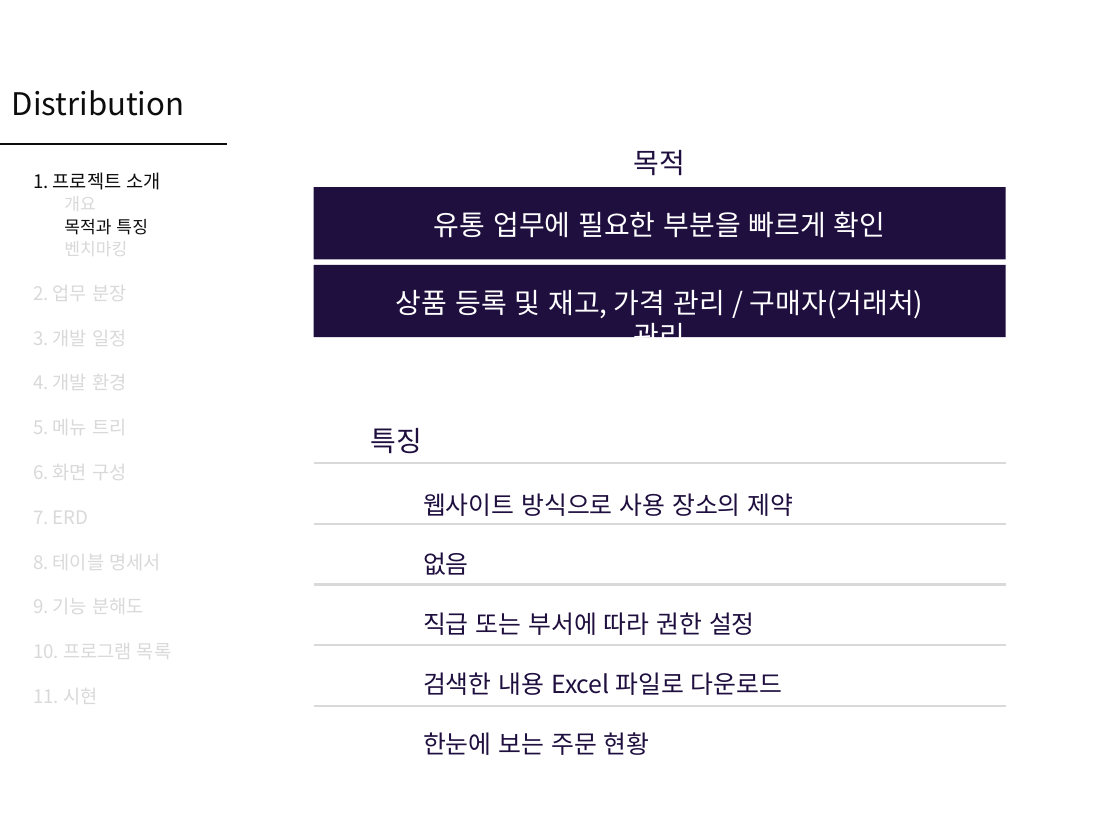
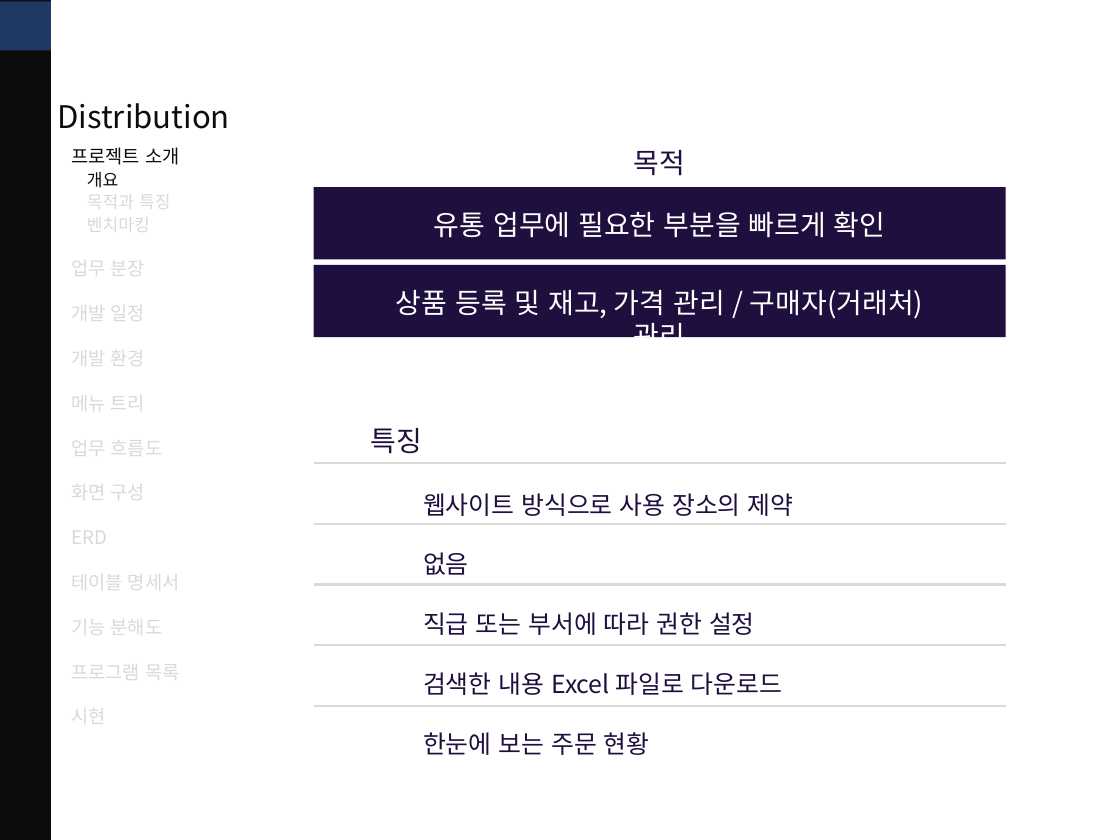
Before and after one commit to Peh9397/Distribution, a slide deck: slide 4 of Distribution.pptx. Drawn at 1120x840 pixels with LibreOffice and Linux fonts; fonts in the diff are those of the drawing; background and template pictures are left out. Boxes give left, top, right and bottom in pixels: in the first picture for what was removed or moved away, otherwise in the second. Text is boxed around its words. In the diff, an @@ line names an element or a change of style, - is before the commit and + after.

Commit message:
발표 ppt 파일 업로드 화면구성, 메뉴트리, 업무흐름도 추가

```diff
--- a/Distribution.pptx
+++ b/Distribution.pptx
@@ rectangle added at box(0, 0, 50, 840), fill #0D0D0D @@
@@ rectangle added at box(0, 1, 50, 50), fill #203864 @@
@@ text "Distribution": place and size @@
-text "Distribution" at box(12, 90, 185, 116)
+text "Distribution" at box(57, 103, 230, 129)
@@ line removed from (0, 143) to (227, 143) @@
@@ text "프로젝트 소개": place and size @@
-text "프로젝트 소개" at box(33, 172, 171, 709)
+text "프로젝트 소개" at box(71, 147, 179, 729)
@@ text at box(71, 147, 179, 165): text changed @@
-1. 프로젝트 소개
+프로젝트 소개
@@ text at box(87, 172, 171, 236): text colour #D9D9D9 to #0D0D0D in "개요"; text colour #0D0D0D to #D9D9D9 in "목적과 특징" @@
@@ text at box(71, 254, 179, 729): text changed @@
-2. 업무 분장
-3. 개발 일정
-4. 개발 환경
-5. 메뉴 트리
-6. 화면 구성
-7. ERD
-8. 테이블 명세서
-9. 기능 분해도
-10. 프로그램 목록
-11. 시현
+업무 분장
+개발 일정
+개발 환경
+메뉴 트리
+업무 흐름도
+화면 구성
+ERD
+테이블 명세서
+기능 분해도
+프로그램 목록
+시현
```
Also in this commit, not shown: 14 other slides changed, 6 slides added.
